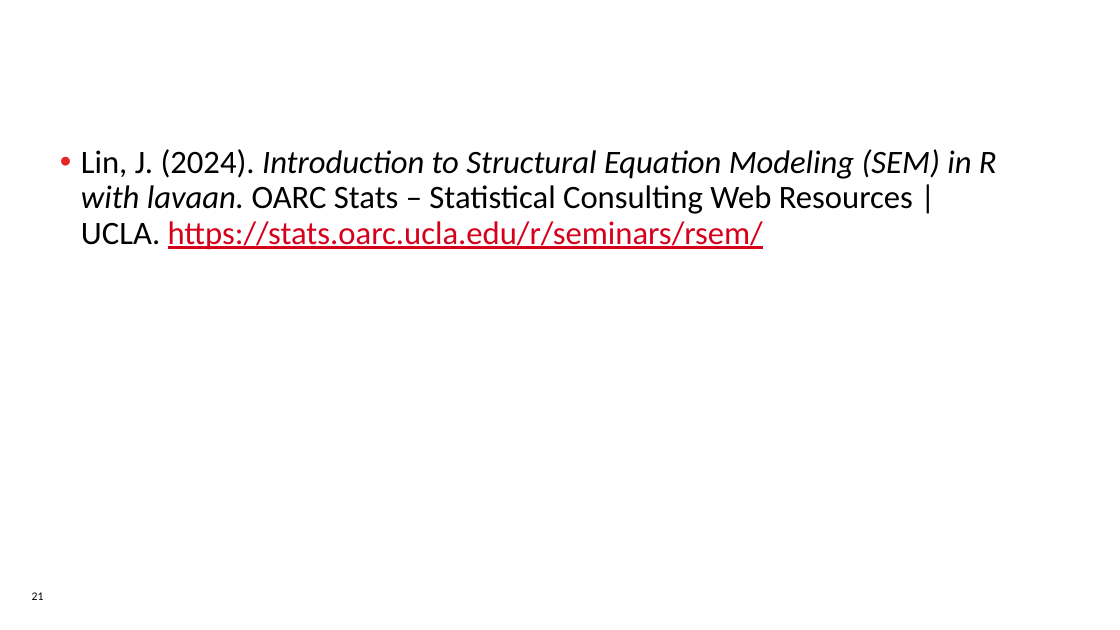
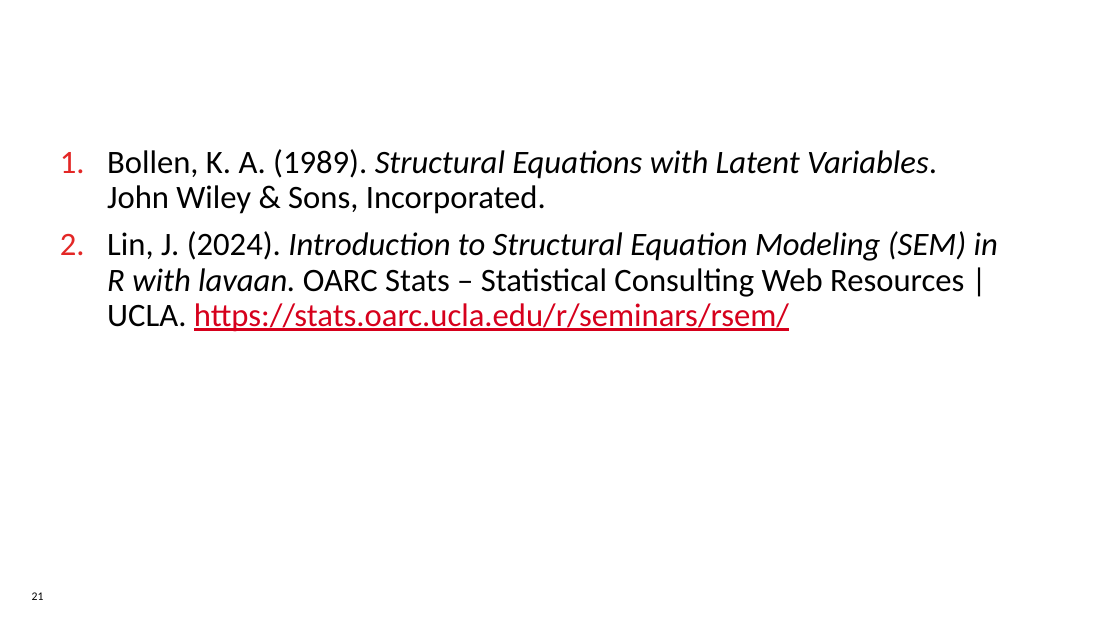
Before and after one commit to dserrington/UCalgary-MDSA-Internship, a slide deck: slide 21 of DRAFT - Research Capstone Project v1.pptx. Drawn at 1120x630 pixels with LibreOffice and Linux fonts; fonts in the diff are those of the drawing; background and template pictures are left out. Boxes give left, top, right and bottom in pixels: in the first picture for what was removed or moved away, otherwise in the second. Text is boxed around its words. In the diff, an @@ line names an element or a change of style, - is before the commit and + after.

```diff
--- a/DRAFT - Research Capstone Project v1.pptx
+++ b/DRAFT - Research Capstone Project v1.pptx
@@ text at box(107, 149, 937, 214): paragraph added @@
+1. Bollen, K. A. (1989). Structural Equations with Latent Variables.
+   John Wiley & Sons, Incorporated.
@@ text at box(107, 231, 998, 332): bullet • to 1. @@
```
Also in this commit, not shown: 1 other slide changed, 1 other file.
